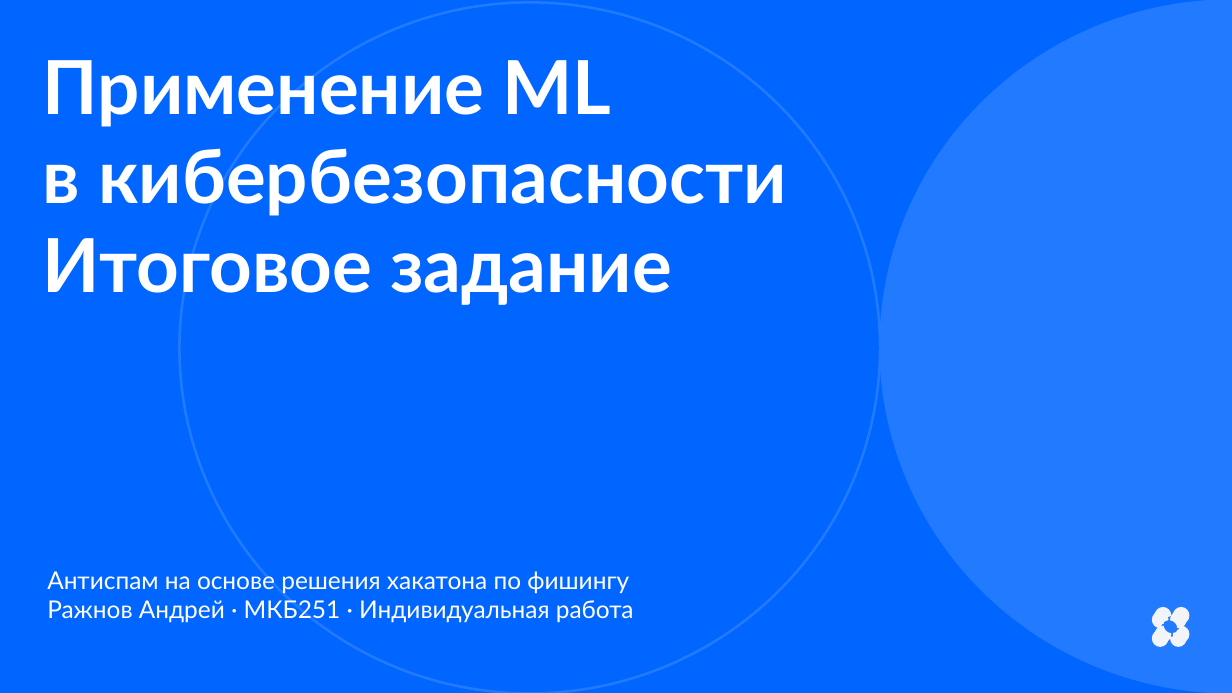
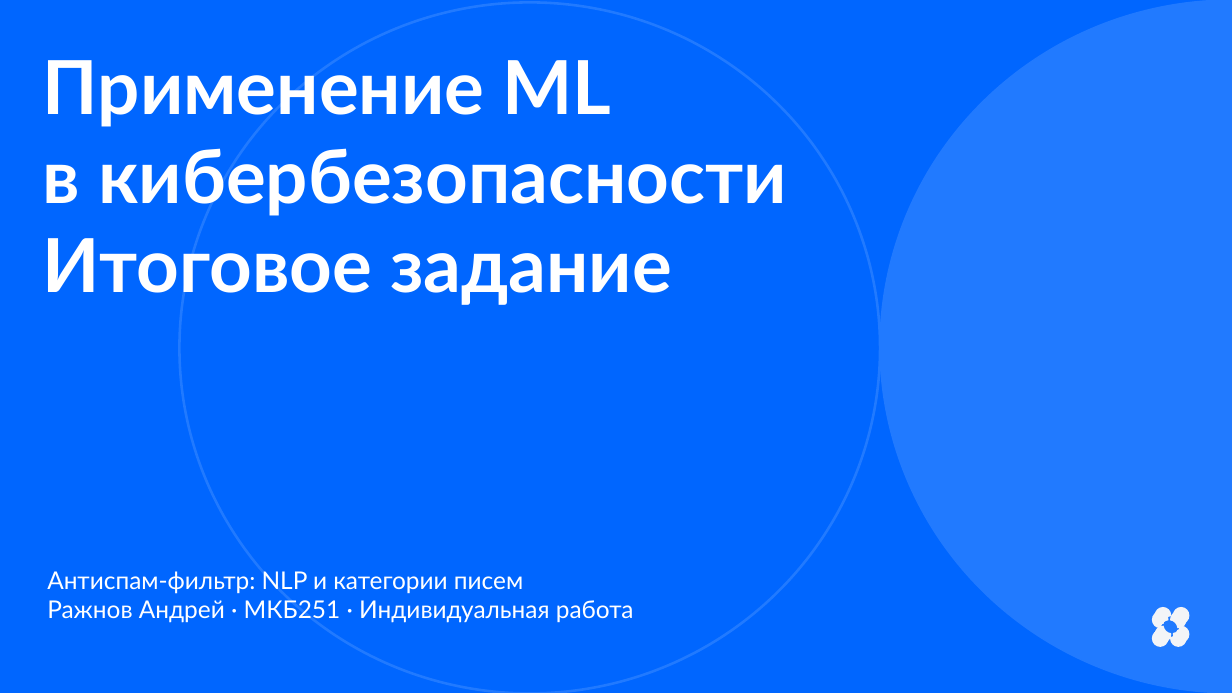
Before and after one commit to Andrey123654/antispam-ml, a slide deck: slide 1 of reports/MKB251-RazhnovAP_Итоговое_задание.pptx. Drawn at 1232x693 pixels with LibreOffice and Linux fonts; fonts in the diff are those of the drawing. Boxes give left, top, right and bottom in pixels: in the first picture for what was removed or moved away, otherwise in the second. Text is boxed around its words. In the diff, an @@ line names an element or a change of style, - is before the commit and + after.

```diff
--- a/reports/MKB251-RazhnovAP_Итоговое_задание.pptx
+++ b/reports/MKB251-RazhnovAP_Итоговое_задание.pptx
@@ text at [47, 571, 523, 594]: text changed @@
-Антиспам на основе решения хакатона по фишингу
+Антиспам-фильтр: NLP и категории писем
```
Also in this commit, not shown: 10 other slides changed, 3 other files.
